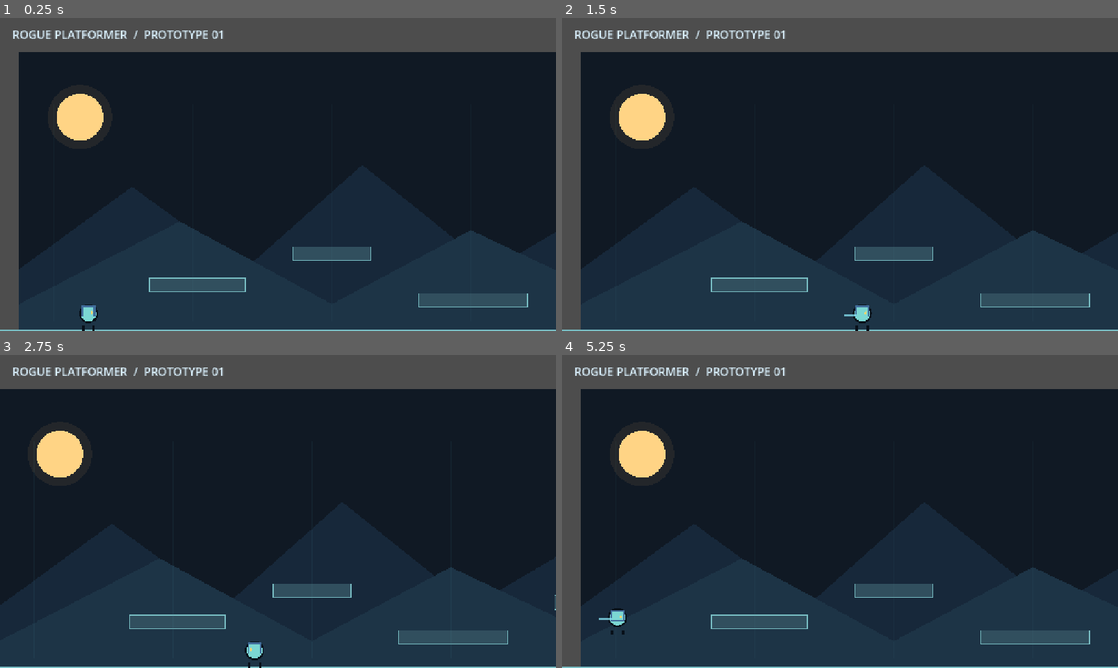
Above: before the commit, frames 1-4 (two rows, left to right).
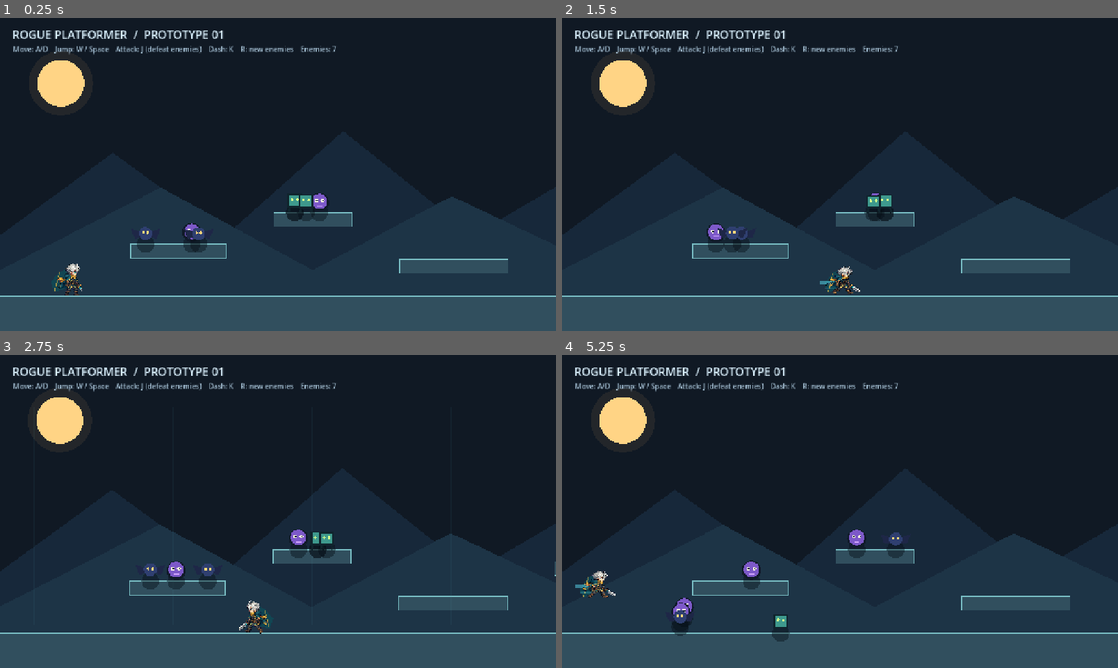
Above: after the commit, the same moments.

Repository: dzx1123/RoguePlatformer-game
Game: Godot game, scene res://scenes/Main.tscn
The game is run twice, just before and just after one commit, with the same random seed, the same clock (stepped at 60 frames per second) and the same inputs.
Inputs:
- Up to frame 1 (0.25 s): no input
- Up to frame 2 (1.5 s): hold D (move_right) from 0.53 s (still down); tap J (attack) at 0.6 s; tap W (jump) at 0.77 s; tap K (dash) at 0.8, 1.35 s
- Up to frame 3 (2.75 s): tap W (jump) at 1.52 s; tap J (attack) at 1.55, 2.1 s; release D (move_right) at 2.03 s; hold A (move_left) from 2.03 s (still down); tap K (dash) at 2.3 s
- Up to frame 4 (5.25 s): release A (move_left) at 2.78 s; hold D (move_right) 2.78-4.28 s; tap K (dash) at 2.85, 3.8, 5.1 s; tap W (jump) at 3.02, 3.77, 4.52 s; tap J (attack) at 3.05, 4.35 s; tap Space at 3.6 s; tap R (restart) at 4.15 s; hold A (move_left) 4.28-5.03 s; hold D (move_right) from 5.03 s (still down)

The runs differ from the first frame. In frame 1, 33% of the frame differs, in the area x 0-100%, y 0-100%; in frame 2, 33%; in frame 3, 31%; in frame 4, 34%.

Commit message:
添加人物和战斗，包括随机生成怪物测试

Diff:
--- a/scenes/Main.tscn
+++ b/scenes/Main.tscn
@@ -1,19 +1,18 @@
-[gd_scene format=3 uid="uid://gjo7l1ijwq11"]
+[gd_scene load_steps=3 format=3]
 
-[ext_resource type="Script" uid="uid://bapkxs3kua3il" path="res://scripts/main.gd" id="1_main"]
+[ext_resource type="Script" path="res://scripts/main.gd" id="1_main"]
 [ext_resource type="PackedScene" path="res://scenes/Player.tscn" id="2_player"]
 
-[node name="Main" type="Node2D" unique_id=790779306]
-position = Vector2(44, 78)
+[node name="Main" type="Node2D"]
 script = ExtResource("1_main")
 
-[node name="Player" parent="." unique_id=1944071821 instance=ExtResource("2_player")]
+[node name="Player" parent="." instance=ExtResource("2_player")]
 position = Vector2(160, 580)
 
-[node name="HUD" type="CanvasLayer" parent="." unique_id=1916944117]
+[node name="HUD" type="CanvasLayer" parent="."]
 layer = 10
 
-[node name="Title" type="Label" parent="HUD" unique_id=1715400884]
+[node name="Title" type="Label" parent="HUD"]
 offset_left = 28.0
 offset_top = 20.0
 offset_right = 690.0
@@ -22,11 +21,11 @@
 theme_override_font_sizes/font_size = 26
 text = "ROGUE PLATFORMER  /  PROTOTYPE 01"
 
-[node name="Controls" type="Label" parent="HUD" unique_id=213085046]
-offset_left = -24.0
-offset_top = -90.0
-offset_right = 896.0
-offset_bottom = -60.0
+[node name="Controls" type="Label" parent="HUD"]
+offset_left = 30.0
+offset_top = 60.0
+offset_right = 950.0
+offset_bottom = 90.0
 theme_override_colors/font_color = Color(0.67, 0.78, 0.86, 1)
 theme_override_font_sizes/font_size = 16
 text = "Move: A/D or ←/→    Jump: W / ↑ / Space    Attack: J    Dash: K    Restart: R"
--- a/scenes/Player.tscn
+++ b/scenes/Player.tscn
@@ -14,6 +14,12 @@
 [node name="CollisionShape2D" type="CollisionShape2D" parent="."]
 shape = SubResource("CapsuleShape_player")
 
+[node name="HeroSprite" type="Sprite2D" parent="."]
+position = Vector2(0, -15)
+scale = Vector2(0.22, 0.22)
+texture_filter = 1
+z_index = 1
+
 [node name="Camera2D" type="Camera2D" parent="."]
 position_smoothing_enabled = true
 position_smoothing_speed = 7.0
--- /dev/null
+++ b/scripts/enemy.gd
@@ -0,0 +1,223 @@
+extends CharacterBody2D
+
+class_name RogueEnemy
+
+signal defeated
+
+const GRAVITY := 1800.0
+const PATROL_SPEED := 72.0
+const CHASE_SPEED := 145.0
+const ACCELERATION := 900.0
+const DETECTION_RANGE_X := 270.0
+const DETECTION_RANGE_Y := 110.0
+const ATTACK_REACH_X := 105.0
+const ATTACK_REACH_Y := 58.0
+const ATTACK_DURATION := 0.38
+const ATTACK_HIT_DELAY := 0.14
+const ATTACK_COOLDOWN := 0.92
+
+var _variant := 0
+var _phase := 0.0
+var _elapsed := 0.0
+var _patrol_left := 0.0
+var _patrol_right := 0.0
+var _patrol_direction := 1.0
+var _facing := 1.0
+var _target: Node2D
+var _attack_remaining := 0.0
+var _attack_cooldown_remaining := 0.0
+var _attack_hit_landed := false
+var _is_defeated := false
+
+
+func _ready() -> void:
+	collision_layer = 4
+	collision_mask = 1
+
+	var collision := CollisionShape2D.new()
+	var shape := CapsuleShape2D.new()
+	shape.radius = 16.0
+	shape.height = 42.0
+	collision.shape = shape
+	add_child(collision)
+	queue_redraw()
+
+
+func setup(variant: int, phase: float, patrol_left: float, patrol_right: float) -> void:
+	_variant = variant % 3
+	_phase = phase
+	_patrol_left = patrol_left
+	_patrol_right = patrol_right
+	_patrol_direction = -1.0 if sin(phase) < 0.0 else 1.0
+	_facing = _patrol_direction
+	queue_redraw()
+
+
+func set_target(target: Node2D) -> void:
+	_target = target
+
+
+func is_hit_by_attack(attack_origin: Vector2, facing: float) -> bool:
+	if _is_defeated:
+		return false
+
+	var offset: Vector2 = global_position - attack_origin
+	if offset.x * facing < -18.0:
+		return false
+
+	return absf(offset.x) <= ATTACK_REACH_X and absf(offset.y) <= ATTACK_REACH_Y
+
+
+func defeat() -> void:
+	if _is_defeated:
+		return
+
+	_is_defeated = true
+	defeated.emit()
+	queue_free()
+
+
+func _physics_process(delta: float) -> void:
+	_elapsed += delta
+	_attack_cooldown_remaining = maxf(0.0, _attack_cooldown_remaining - delta)
+
+	var desired_speed := 0.0
+	if _attack_remaining > 0.0:
+		_attack_remaining = maxf(0.0, _attack_remaining - delta)
+		if not _attack_hit_landed and _attack_remaining <= ATTACK_DURATION - ATTACK_HIT_DELAY:
+			_attack_hit_landed = true
+			_hit_target_if_still_close()
+	else:
+		if _target_in_attack_range() and _attack_cooldown_remaining <= 0.0:
+			_start_attack()
+		else:
+			desired_speed = _get_desired_speed()
+
+	velocity.x = move_toward(velocity.x, desired_speed, ACCELERATION * delta)
+	if not is_on_floor():
+		velocity.y += GRAVITY * delta
+	else:
+		velocity.y = 0.0
+
+	move_and_slide()
+	queue_redraw()
+
+
+func _get_desired_speed() -> float:
+	if _target_is_visible():
+		var target_delta := _target.global_position.x - global_position.x
+		if absf(target_delta) > ATTACK_REACH_X:
+			_facing = sign(target_delta)
+			return _facing * CHASE_SPEED
+		return 0.0
+
+	if global_position.x <= _patrol_left:
+		_patrol_direction = 1.0
+	elif global_position.x >= _patrol_right:
+		_patrol_direction = -1.0
+
+	_facing = _patrol_direction
+	return _patrol_direction * PATROL_SPEED
+
+
+func _target_is_visible() -> bool:
+	if not is_instance_valid(_target):
+		return false
+
+	var offset: Vector2 = _target.global_position - global_position
+	return absf(offset.x) <= DETECTION_RANGE_X and absf(offset.y) <= DETECTION_RANGE_Y
+
+
+func _target_in_attack_range() -> bool:
+	if not _target_is_visible():
+		return false
+
+	var offset: Vector2 = _target.global_position - global_position
+	if absf(offset.x) > ATTACK_REACH_X or absf(offset.y) > ATTACK_REACH_Y:
+		return false
+
+	if not is_zero_approx(offset.x):
+		_facing = sign(offset.x)
+	return true
+
+
+func _start_attack() -> void:
+	_attack_remaining = ATTACK_DURATION
+	_attack_cooldown_remaining = ATTACK_COOLDOWN
+	_attack_hit_landed = false
+
+
+func _hit_target_if_still_close() -> void:
+	if not _target_in_attack_range():
+		return
+
+	if _target.has_method(&"receive_enemy_attack"):
+		_target.call(&"receive_enemy_attack", global_position)
+
+
+func _draw() -> void:
+	var motion_blend := clampf(absf(velocity.x) / CHASE_SPEED, 0.0, 1.0)
+	var gait_time := _elapsed * (2.4 + 7.0 * motion_blend) + _phase
+	var bob: float = sin(gait_time) * (0.7 + 1.4 * motion_blend)
+	var attack_progress := 0.0
+	if _attack_remaining > 0.0:
+		attack_progress = 1.0 - _attack_remaining / ATTACK_DURATION
+	var lunge := sin(attack_progress * PI) * _facing * 9.0
+	var center := Vector2(lunge, -4.0 + bob)
+
+	draw_circle(Vector2(0.0, 21.0), 20.0, Color(0.02, 0.05, 0.08, 0.42))
+	match _variant:
+		0:
+			_draw_slime(center)
+		1:
+			_draw_bat(center)
+		_:
+			_draw_stalker(center)
+
+	if _attack_remaining > 0.0:
+		var start_angle := -1.2 if _facing > 0.0 else PI - 0.4
+		var end_angle := 0.4 if _facing > 0.0 else PI + 1.2
+		draw_arc(
+			center + Vector2(_facing * 14.0, -3.0),
+			31.0,
+			start_angle,
+			end_angle,
+			10,
+			Color(1.0, 0.44, 0.32, 0.78),
+			3.0,
+			true
+		)
+
+
+func _draw_slime(center: Vector2) -> void:
+	draw_circle(center, 22.0, Color("#101a29"))
+	draw_circle(center + Vector2(0.0, -2.0), 18.0, Color("#7d59c9"))
+	draw_circle(center + Vector2(-7.0, -4.0), 4.0, Color("#f5f1df"))
+	draw_circle(center + Vector2(7.0, -4.0), 4.0, Color("#f5f1df"))
+	draw_circle(center + Vector2(-6.0, -4.0), 1.8, Color("#17223a"))
+	draw_circle(center + Vector2(8.0, -4.0), 1.8, Color("#17223a"))
+	draw_line(center + Vector2(-6.0, 8.0), center + Vector2(6.0, 8.0), Color("#d4a8ff"), 2.0)
+
+
+func _draw_bat(center: Vector2) -> void:
+	draw_colored_polygon(
+		PackedVector2Array([
+			center + Vector2(-7.0, -2.0), center + Vector2(-35.0, -12.0),
+			center + Vector2(-25.0, 12.0), center + Vector2(-8.0, 8.0),
+			center + Vector2(8.0, 8.0), center + Vector2(25.0, 12.0),
+			center + Vector2(35.0, -12.0), center + Vector2(7.0, -2.0),
+		]),
+		Color("#1e2747")
+	)
+	draw_circle(center, 15.0, Color("#2f3f70"))
+	draw_circle(center + Vector2(-5.0, -2.0), 3.0, Color("#ffda7b"))
+	draw_circle(center + Vector2(5.0, -2.0), 3.0, Color("#ffda7b"))
+
+
+func _draw_stalker(center: Vector2) -> void:
+	draw_rect(Rect2(center + Vector2(-17.0, -17.0), Vector2(34.0, 32.0)), Color("#10242d"))
+	draw_rect(Rect2(center + Vector2(-13.0, -14.0), Vector2(26.0, 25.0)), Color("#3e998d"))
+	draw_line(center + Vector2(-11.0, 13.0), center + Vector2(-14.0, 24.0), Color("#10242d"), 4.0)
+	draw_line(center + Vector2(11.0, 13.0), center + Vector2(14.0, 24.0), Color("#10242d"), 4.0)
+	draw_circle(center + Vector2(-6.0, -4.0), 3.2, Color("#d9ff8a"))
+	draw_circle(center + Vector2(6.0, -4.0), 3.2, Color("#d9ff8a"))
--- a/scripts/main.gd
+++ b/scripts/main.gd
@@ -1,6 +1,15 @@
 extends Node2D
 
 const WORLD_SIZE := Vector2(2200, 720)
+const ENEMY_SCRIPT := preload("res://scripts/enemy.gd")
+const INITIAL_ENEMY_COUNT := 7
+const TESTABLE_PLATFORM_COUNT := 4
+const MIN_ENEMY_X := 230.0
+const MAX_ENEMY_X := 1120.0
+const ENEMY_RESPAWN_DELAY := 1.35
+
+@onready var player: RoguePlayer = $Player
+@onready var controls_label: Label = $HUD/Controls
 
 var platform_rects := [
 	Rect2(-80, 640, 2420, 160),
@@ -11,12 +20,23 @@
 	Rect2(1610, 540, 240, 32),
 	Rect2(1930, 420, 180, 32),
 ]
+var _rng := RandomNumberGenerator.new()
+var _enemies: Array = []
+var _spawn_generation := 0
 
 
 func _ready() -> void:
+	_rng.randomize()
 	_configure_inputs()
 	_create_platform_colliders()
+	player.attack_started.connect(_on_player_attack_started)
+	_reset_enemies()
 	queue_redraw()
+
+
+func _process(_delta: float) -> void:
+	if Input.is_action_just_pressed(&"restart"):
+		_reset_enemies()
 
 
 func _configure_inputs() -> void:
@@ -56,6 +76,72 @@
 		add_child(body)
 
 
+func _reset_enemies() -> void:
+	_spawn_generation += 1
+	for enemy in _enemies:
+		if is_instance_valid(enemy):
+			enemy.queue_free()
+	_enemies.clear()
+
+	for _enemy_index in range(INITIAL_ENEMY_COUNT):
+		_spawn_random_enemy()
+
+	_update_controls()
+
+
+func _spawn_random_enemy() -> void:
+	var surface_limit: int = mini(TESTABLE_PLATFORM_COUNT, platform_rects.size()) - 1
+	var surface_index := _rng.randi_range(0, surface_limit)
+	var surface: Rect2 = platform_rects[surface_index]
+	var minimum_x := maxf(surface.position.x + 42.0, MIN_ENEMY_X)
+	var maximum_x := minf(surface.end.x - 42.0, MAX_ENEMY_X)
+	var enemy = ENEMY_SCRIPT.new()
+
+	enemy.name = "TestEnemy_%02d" % (_enemies.size() + 1)
+	enemy.position = Vector2(
+		_rng.randf_range(minimum_x, maximum_x),
+		surface.position.y - 22.0
+	)
+	enemy.setup(_rng.randi_range(0, 2), _rng.randf_range(0.0, TAU), minimum_x, maximum_x)
+	enemy.set_target(player)
+	enemy.defeated.connect(_on_enemy_defeated.bind(enemy))
+	add_child(enemy)
+	_enemies.append(enemy)
+
+
+func _on_player_attack_started(origin: Vector2, facing: float) -> void:
+	for enemy in _enemies.duplicate():
+		if not is_instance_valid(enemy):
+			_enemies.erase(enemy)
+			continue
+
+		if enemy.is_hit_by_attack(origin, facing):
+			enemy.defeat()
+
+
+func _on_enemy_defeated(enemy) -> void:
+	if not _enemies.has(enemy):
+		return
+
+	_enemies.erase(enemy)
+	_update_controls()
+	get_tree().create_timer(ENEMY_RESPAWN_DELAY).timeout.connect(
+		_spawn_enemy_after_delay.bind(_spawn_generation)
+	)
+
+
+func _spawn_enemy_after_delay(spawn_generation: int) -> void:
+	if spawn_generation != _spawn_generation:
+		return
+
+	_spawn_random_enemy()
+	_update_controls()
+
+
+func _update_controls() -> void:
+	controls_label.text = "Move: A/D    Jump: W / Space    Attack: J (defeat enemies)    Dash: K    R: new enemies    Enemies: %d" % _enemies.size()
+
+
 func _draw() -> void:
 	draw_rect(Rect2(Vector2.ZERO, WORLD_SIZE), Color("#101924"))
 
--- a/scripts/player.gd
+++ b/scripts/player.gd
@@ -1,6 +1,14 @@
 extends CharacterBody2D
 
 class_name RoguePlayer
+
+signal attack_started(origin: Vector2, facing: float)
+
+const HERO_IDLE: Texture2D = preload("res://assets/characters/frames/hero_idle.png")
+const HERO_WALK: Texture2D = preload("res://assets/characters/frames/hero_walk_3.png")
+const HERO_WINDUP: Texture2D = preload("res://assets/characters/frames/hero_windup.png")
+const HERO_SLASH: Texture2D = preload("res://assets/characters/frames/hero_slash.png")
+const HERO_RECOVERY: Texture2D = preload("res://assets/characters/frames/hero_recovery.png")
 
 @export_category("Movement")
 @export var run_speed := 320.0
@@ -16,6 +24,8 @@
 @export var attack_duration := 0.16
 @export var attack_cooldown_duration := 0.28
 
+@onready var hero_sprite: Sprite2D = $HeroSprite
+
 var _air_jumps_used := 0
 var _facing := 1.0
 var _dash_remaining := 0.0
@@ -23,14 +33,22 @@
 var _attack_remaining := 0.0
 var _attack_cooldown_remaining := 0.0
 var _spawn_point := Vector2.ZERO
+var _visual_time := 0.0
+var _movement_blend := 0.0
+var _current_sprite_key := ""
+var _hurt_remaining := 0.0
+var _hurt_invulnerability_remaining := 0.0
 
 
 func _ready() -> void:
 	_spawn_point = global_position
+	_update_hero_sprite()
 	queue_redraw()
 
 
 func _physics_process(delta: float) -> void:
+	_visual_time += delta
+
 	if Input.is_action_just_pressed(&"restart"):
 		respawn()
 		return
@@ -73,6 +91,12 @@
 	if global_position.y > 820.0:
 		respawn()
 
+	var target_visual_motion := clampf(abs(velocity.x) / run_speed, 0.0, 1.0)
+	if _dash_remaining > 0.0:
+		target_visual_motion = 1.15
+	_movement_blend = move_toward(_movement_blend, target_visual_motion, delta * 9.0)
+
+	_update_hero_sprite()
 	queue_redraw()
 
 
@@ -82,6 +106,8 @@
 	_dash_remaining = 0.0
 	_dash_available = true
 	_air_jumps_used = 0
+	_movement_blend = 0.0
+	_update_hero_sprite()
 	queue_redraw()
 
 
@@ -98,36 +124,121 @@
 func _start_attack() -> void:
 	_attack_remaining = attack_duration
 	_attack_cooldown_remaining = attack_cooldown_duration
+	attack_started.emit(global_position, _facing)
+
+
+func receive_enemy_attack(attacker_position: Vector2) -> void:
+	if _hurt_invulnerability_remaining > 0.0:
+		return
+
+	_hurt_remaining = 0.18
+	_hurt_invulnerability_remaining = 0.72
+	var knockback_direction: float = signf(global_position.x - attacker_position.x)
+	if is_zero_approx(knockback_direction):
+		knockback_direction = -_facing
+	velocity = Vector2(knockback_direction * 270.0, -220.0)
+	_movement_blend = 0.0
+	_update_hero_sprite()
+	queue_redraw()
 
 
 func _update_timers(delta: float) -> void:
 	_dash_remaining = maxf(0.0, _dash_remaining - delta)
 	_attack_remaining = maxf(0.0, _attack_remaining - delta)
 	_attack_cooldown_remaining = maxf(0.0, _attack_cooldown_remaining - delta)
+	_hurt_remaining = maxf(0.0, _hurt_remaining - delta)
+	_hurt_invulnerability_remaining = maxf(0.0, _hurt_invulnerability_remaining - delta)
+
+
+func _update_hero_sprite() -> void:
+	var selected_texture: Texture2D = HERO_IDLE
+	var selected_key := "idle"
+	var attack_progress := -1.0
+
+	if _attack_remaining > 0.0:
+		attack_progress = 1.0 - _attack_remaining / attack_duration
+		if attack_progress < 0.25:
+			selected_texture = HERO_WINDUP
+			selected_key = "windup"
+		elif attack_progress < 0.72:
+			selected_texture = HERO_SLASH
+			selected_key = "slash"
+		else:
+			selected_texture = HERO_RECOVERY
+			selected_key = "recovery"
+	elif _movement_blend > 0.12:
+		selected_texture = HERO_WALK
+		selected_key = "walk"
+
+	if selected_key != _current_sprite_key:
+		hero_sprite.texture = selected_texture
+		_current_sprite_key = selected_key
+
+	var walk_phase := _visual_time * (3.0 + 9.0 * _movement_blend)
+	var bob := absf(sin(walk_phase * 2.0)) * 1.8 * _movement_blend
+	hero_sprite.position = Vector2(0.0, -15.0 + bob)
+	hero_sprite.flip_h = _facing < 0.0
+	hero_sprite.scale = Vector2(0.22, 0.22)
+	hero_sprite.rotation = sin(walk_phase) * 0.025 * _movement_blend
+
+	if attack_progress >= 0.0:
+		hero_sprite.rotation = lerpf(-0.10, 0.11, attack_progress) * _facing
+	if _dash_remaining > 0.0:
+		hero_sprite.scale = Vector2(0.25, 0.19)
+	hero_sprite.modulate = Color(1.0, 0.65, 0.65, 1.0) if _hurt_remaining > 0.0 else Color.WHITE
 
 
 func _draw() -> void:
-	var outline := Color("#081019")
-	var armor := Color("#7bd7d3")
-	var cloak := Color("#416d9b")
-	var glow := Color("#f9d770")
-
-	# Placeholder art deliberately uses primitive shapes so the prototype has
-	# no copied or third-party visual assets.
-	draw_circle(Vector2(0, -10), 22.0, outline)
-	draw_circle(Vector2(0, -10), 18.0, armor)
-	draw_rect(Rect2(-16, -28, 32, 26), cloak)
-	draw_rect(Rect2(-12, -24, 24, 20), armor)
-	draw_circle(Vector2(_facing * 8.0, -12), 3.0, glow)
-	draw_line(Vector2(-12, 18), Vector2(-12, 29), outline, 5.0)
-	draw_line(Vector2(12, 18), Vector2(12, 29), outline, 5.0)
-
-	if _dash_remaining > 0.0:
-		draw_line(Vector2(-_facing * 42.0, -6), Vector2(-_facing * 12.0, -6), Color(0.56, 0.94, 1.0, 0.7), 6.0)
-
+	var walk_phase := _visual_time * (3.0 + 9.0 * _movement_blend)
+	var bob := absf(sin(walk_phase * 2.0)) * 1.8 * _movement_blend
+	var cape_wave := sin(_visual_time * (4.0 + 4.0 * _movement_blend)) * (2.0 + 5.0 * _movement_blend)
 	if _attack_remaining > 0.0:
-		var center := Vector2(_facing * 14.0, -8.0)
-		var start_angle := -1.25 if _facing > 0.0 else PI - 1.25
-		var end_angle := 1.05 if _facing > 0.0 else PI + 1.05
-		draw_arc(center, 46.0, start_angle, end_angle, 14, glow, 5.0, true)
-		draw_line(center, center + Vector2(_facing * 46.0, -4.0), Color("#fff7c0"), 3.0)
+		cape_wave += 5.0
+
+	# This under-layer gives the pixel cloak a live trailing edge while the
+	# actual hero is rendered from the approved sprite texture above it.
+	var cape_points := PackedVector2Array([
+		_p(-8.0, -34.0 + bob), _p(-24.0, -27.0 + bob),
+		_p(-43.0, -6.0 + bob + cape_wave), _p(-35.0, 17.0 + bob + cape_wave * 0.45),
+		_p(-13.0, 12.0 + bob), _p(0.0, -9.0 + bob),
+	])
+	draw_colored_polygon(cape_points, Color(0.05, 0.30, 0.34, 0.75))
+	draw_line(
+		_p(-23.0, -27.0 + bob),
+		_p(-34.0, 15.0 + bob + cape_wave * 0.45),
+		Color(0.83, 0.66, 0.26, 0.72),
+		2.0
+	)
+
+	if _dash_remaining > 0.0:
+		draw_line(
+			_p(-52.0, -5.0 + bob),
+			_p(-14.0, -5.0 + bob),
+			Color(0.38, 0.92, 1.0, 0.46),
+			7.0
+		)
+		draw_line(
+			_p(-42.0, 8.0 + bob),
+			_p(-10.0, 8.0 + bob),
+			Color(0.38, 0.92, 1.0, 0.22),
+			4.0
+		)
+
+	if _attack_remaining > 0.0:
+		var sweep_center := _p(10.0, -7.0 + bob)
+		var start_angle := -1.85 if _facing > 0.0 else PI - 0.75
+		var end_angle := 0.85 if _facing > 0.0 else PI + 1.85
+		draw_arc(
+			sweep_center,
+			58.0,
+			start_angle,
+			end_angle,
+			16,
+			Color(0.58, 0.96, 1.0, 0.76),
+			4.0,
+			true
+		)
+
+
+func _p(x: float, y: float) -> Vector2:
+	return Vector2(x * _facing, y)
Binary file added: assets/characters/frames/hero_idle.png
Not shown, added: assets/characters/frames/hero_idle.png.import
Binary file added: assets/characters/frames/hero_recovery.png
Not shown, added: assets/characters/frames/hero_recovery.png.import
Binary file added: assets/characters/frames/hero_slash.png
Not shown, added: assets/characters/frames/hero_slash.png.import
Binary file added: assets/characters/frames/hero_walk_1.png
Not shown, added: assets/characters/frames/hero_walk_1.png.import
Binary file added: assets/characters/frames/hero_walk_2.png
Not shown, added: assets/characters/frames/hero_walk_2.png.import
Binary file added: assets/characters/frames/hero_walk_3.png
Not shown, added: assets/characters/frames/hero_walk_3.png.import
(and 10 more such lines)
